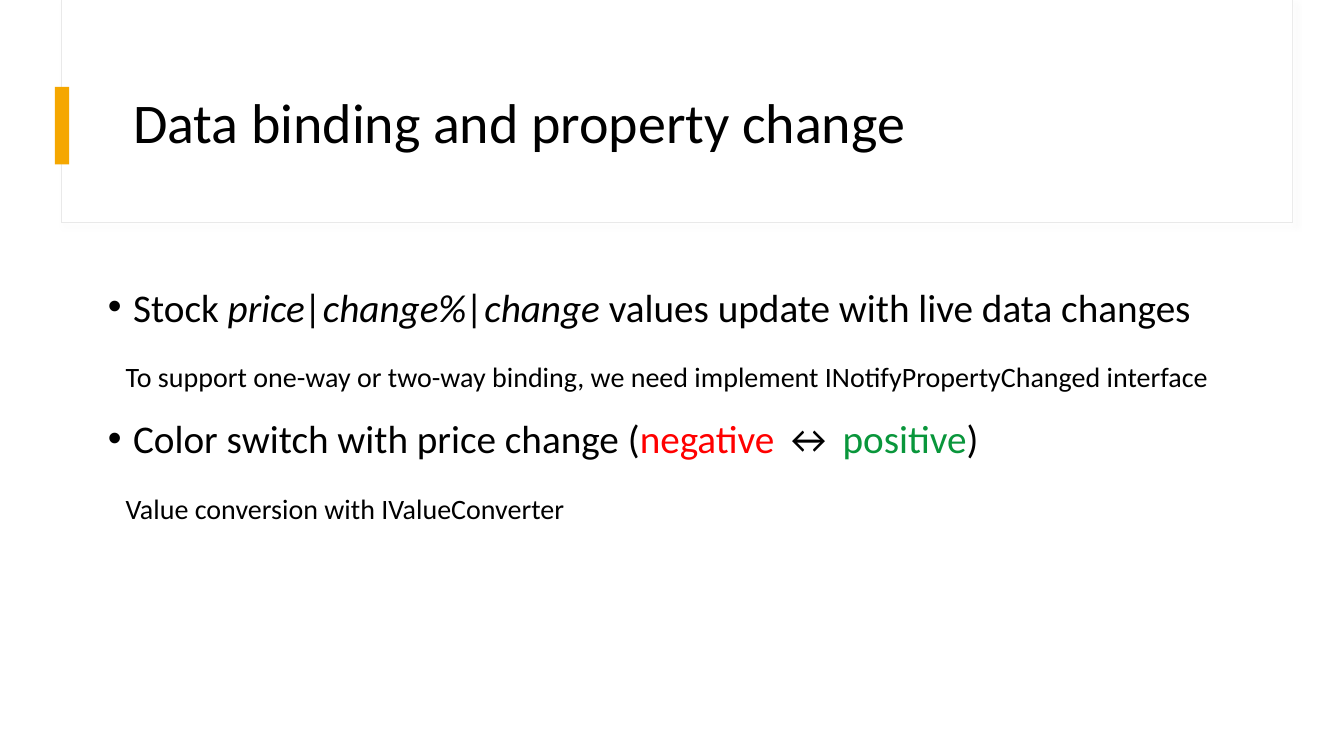
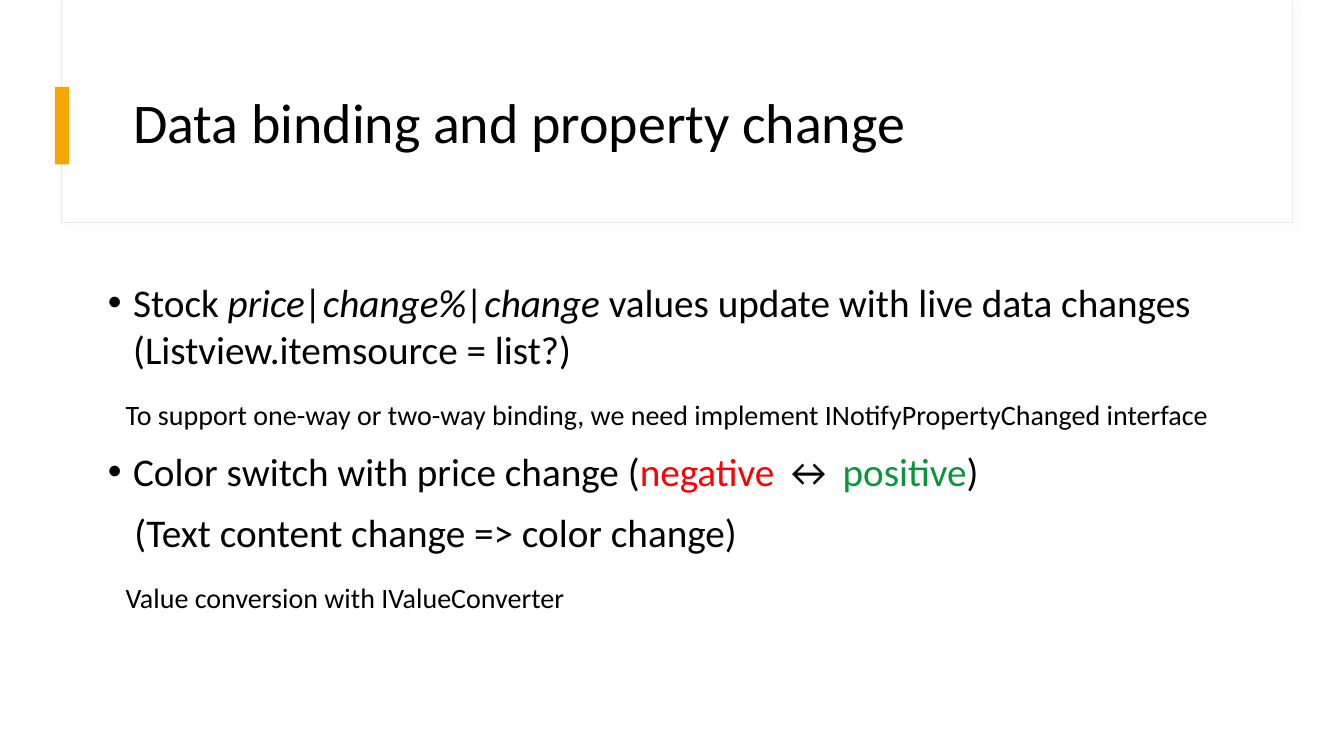
Before and after one commit to futurename/IPD20-DotNetProject, a slide deck: slide 13 of Documentation/ProjectStockMonitor.pptx (slide 10 before the commit). Drawn at 1344x756 pixels with LibreOffice and Linux fonts; fonts in the diff are those of the drawing. Boxes give left, top, right and bottom in pixels: in the first picture for what was removed or moved away, otherwise in the second. Text is boxed around its words. In the diff, an @@ line names an element or a change of style, - is before the commit and + after.

```diff
--- a/Documentation/ProjectStockMonitor.pptx
+++ b/Documentation/ProjectStockMonitor.pptx
@@ text at (133,288,1190,370): text changed @@
-• Stock price|change%|change values update with live data changes
+• Stock price|change%|change values update with live data changes (Listview.itemsource = list?)
@@ text at (126,405,1208,609): line spacing 1.1 to 1 @@
@@ text at (134,518,737,554): paragraph added @@
+(Text content change => color change)
```
Also in this commit, not shown: 19 other slides changed, 5 slides added, 3 slides removed, 2 other files.
